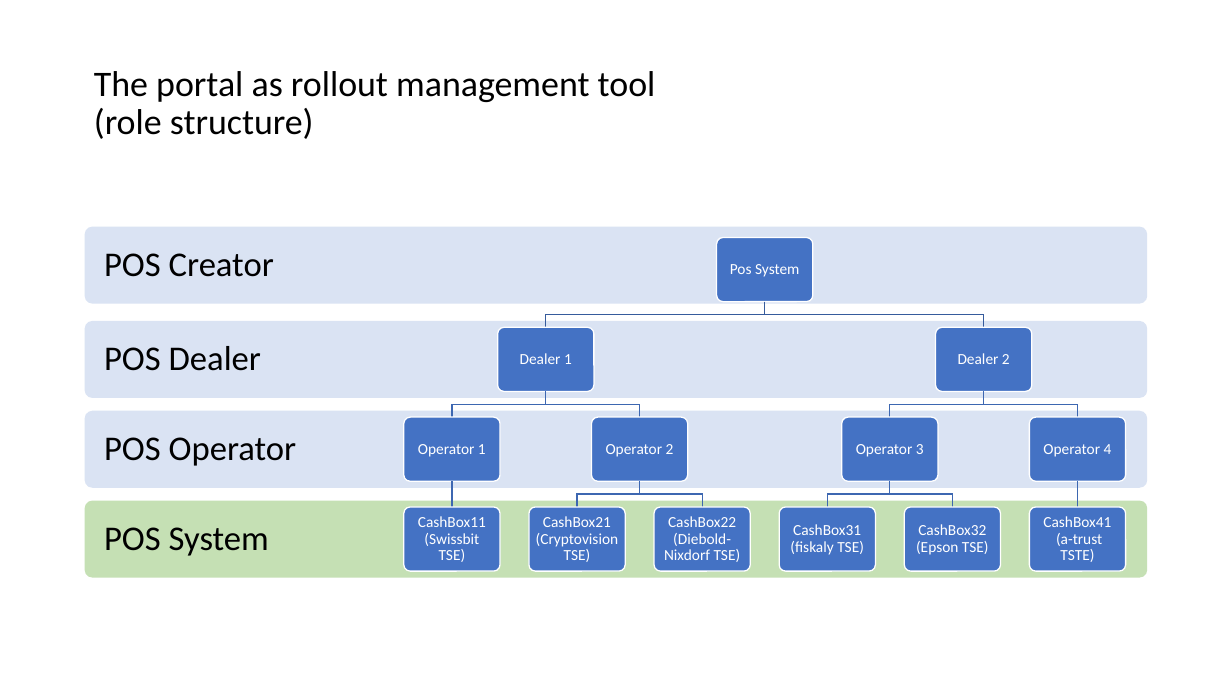
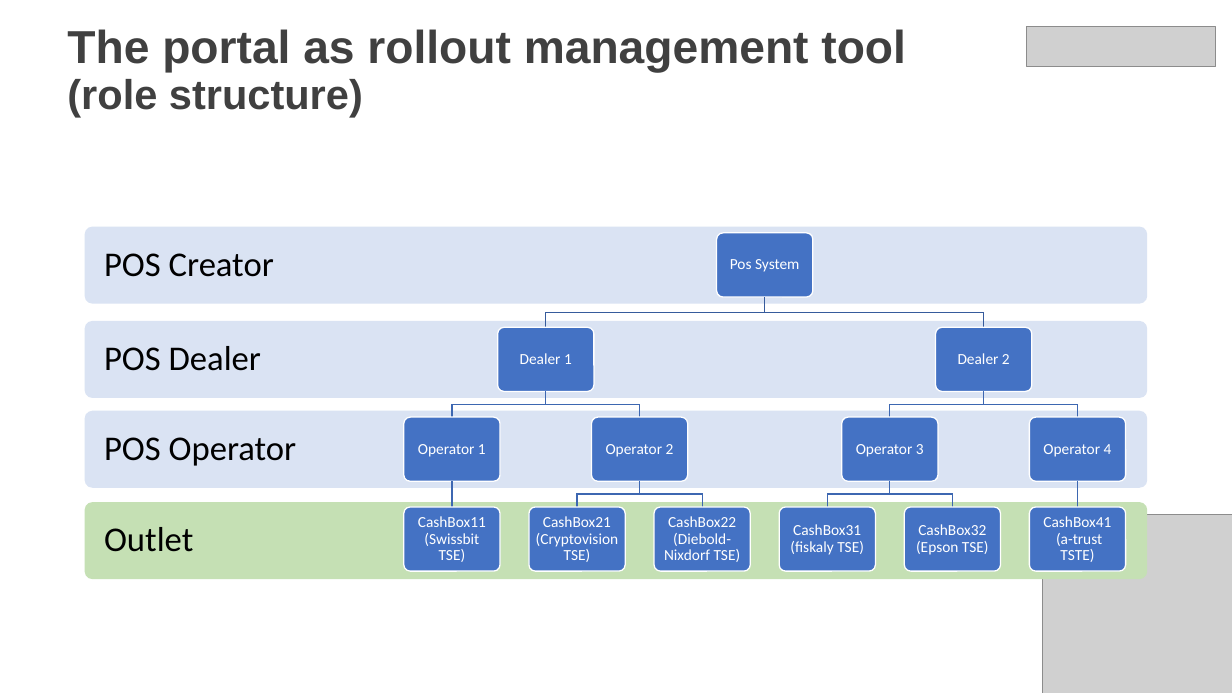
Before and after one commit to fiskaltrust/productdescription-de-doc, a slide deck: slide 25 of for-poscreators/presentation/media/lead-presentation-creator-en.pptx. Drawn at 1232x693 pixels with LibreOffice and Linux fonts; fonts in the diff are those of the drawing; grey boxes stand for pictures. Boxes give left, top, right and bottom in pixels: in the first picture for what was removed or moved away, otherwise in the second. Text is boxed around its words. In the diff, an @@ line names an element or a change of style, - is before the commit and + after.

```diff
--- a/for-poscreators/presentation/media/lead-presentation-creator-en.pptx
+++ b/for-poscreators/presentation/media/lead-presentation-creator-en.pptx
@@ title "The portal as rollout management ...": place and size @@
-title "The portal as rollout management ..." at [94, 71, 656, 139]
+title "The portal as rollout management ..." at [67, 29, 906, 117]
@@ title "The portal as rollout management ..." at [67, 29, 906, 117]: size 28 to 36 pt in "The portal as rollout management tool"; size 28 to 32.4 pt in "(role structure)"; font Calibri to Arial, text colour #000000 to #404040, bold on; vertical alignment middle to top @@
@@ picture added at [1027, 27, 1215, 67] @@
@@ rounded rectangle: place and size @@
-rounded rectangle at [717, 238, 813, 301]
+rounded rectangle at [717, 233, 813, 297]
@@ text "Pos System": place and size @@
-text "Pos System" at [730, 264, 799, 277]
+text "Pos System" at [730, 259, 799, 272]
@@ freeform shape: place and size @@
-freeform shape at [546, 301, 765, 327]
+freeform shape at [546, 297, 765, 327]
@@ freeform shape: place and size @@
-freeform shape at [765, 301, 984, 327]
+freeform shape at [765, 297, 984, 327]
@@ text at [104, 527, 193, 552]: text changed @@
-POS System
+Outlet
@@ picture added at [1043, 515, 1232, 693] @@
```
Also in this commit, not shown: 26 other slides changed, 3 slides added, 3 slides removed.
